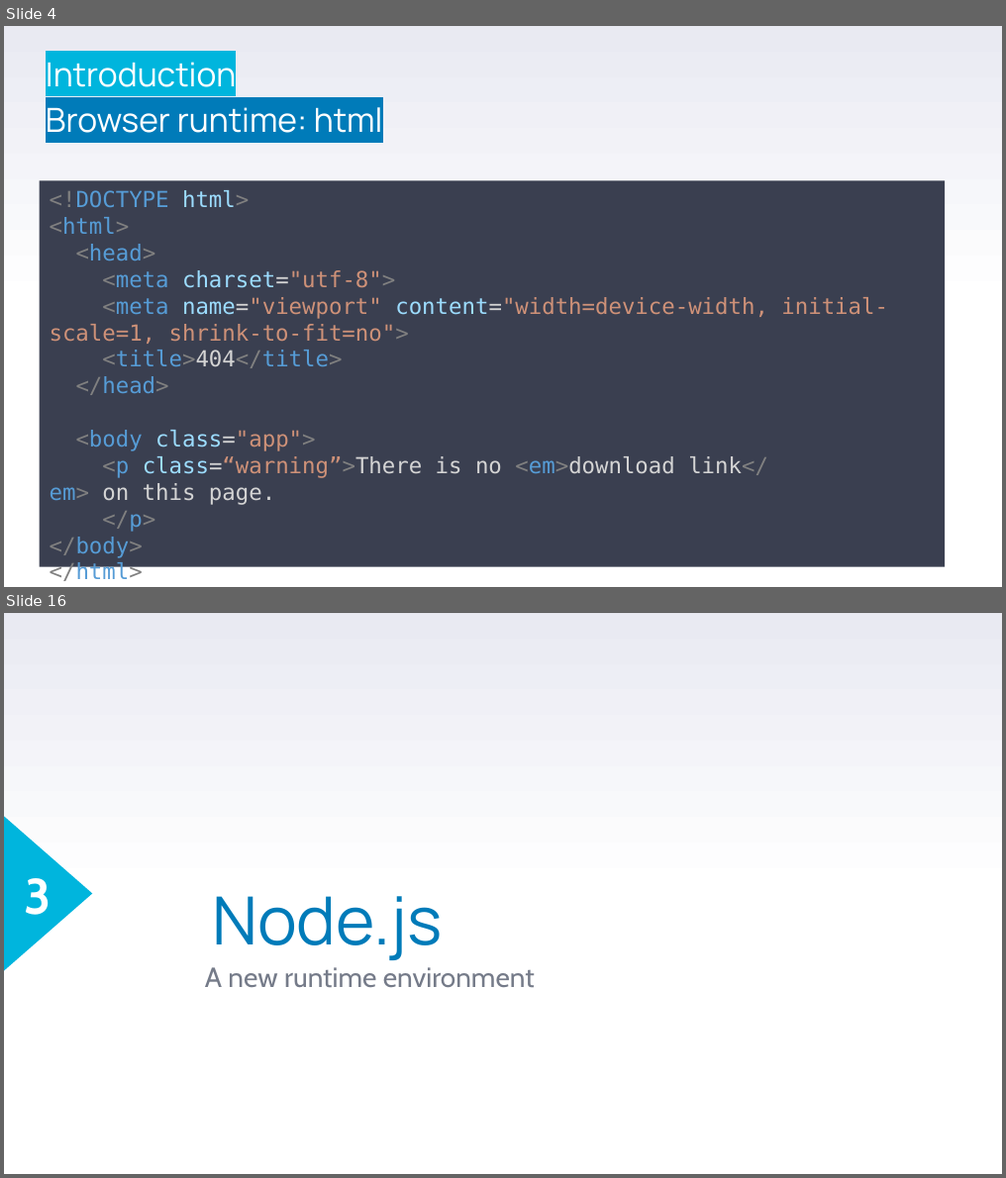
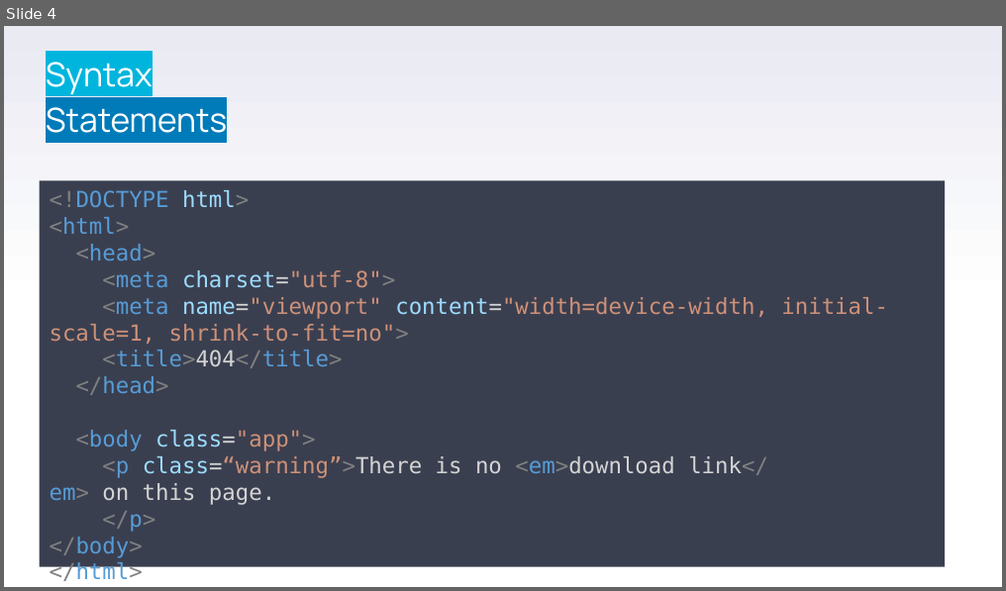
Before and after one commit to stefanofiorenza/KNITS, a slide deck: Programs/Trainings/01-FE/BasicJS/KNITS-Syntax.pptx. Shown one above the other, each under a label of ours: slides 4 and 16 before the commit, slide 4 after it; the slides between them are not shown. The pictures are 1006x1178 and 1006x591 pixels, drawn with LibreOffice and Linux fonts; fonts in the diff are those of the drawing; background and template pictures are left out. Boxes give left, top, right and bottom in pixels: in the first picture for what was removed or moved away, otherwise in the second. Text is boxed around its words. In the diff, an @@ line names an element or a change of style, - is before the commit and + after.

```diff
--- a/Programs/Trainings/01-FE/BasicJS/KNITS-Syntax.pptx
+++ b/Programs/Trainings/01-FE/BasicJS/KNITS-Syntax.pptx
@@ slide 16 removed at (x1=4, y1=613, x2=1002, y2=1174), background gradient #FFFFFF to #E9EAF2 @@
@@ triangle removed at (x1=4, y1=817, x2=93, y2=971) @@
@@ text removed at (x1=24, y1=878, x2=51, y2=915) @@
-3
@@ title removed at (x1=212, y1=896, x2=442, y2=960) @@
-Node.js
@@ subtitle removed at (x1=205, y1=967, x2=535, y2=987) @@
-A new runtime environment
@@ slide 4 changed as well @@
@@ text at (x1=46, y1=62, x2=227, y2=133): text changed @@
-Introduction
-Browser runtime: html
+Syntax
+Statements
```
Also in this commit, not shown: 18 slides added, 43 other slides removed, 7 other files.
